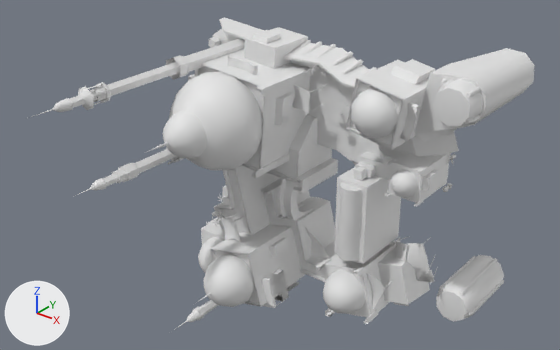
The glTF model data/graphics/1404_import/buildings/native/south/orient_harbour/rdm/s_orient_harbour_lod0.glb: old version first, new version second.
The view is the same before and after, from a 50 mm lens placed at (11.83, -17.92, 10.09), pointed at (-0.26, -2.81, 0.72). The lights are fixed; the arrows at lower left show +X, +Y and +Z. The older version comes first. Where no turn or scale is listed for an object, it has been applied to the vertices. Vertices at exactly the same position are counted once.

Before the edit, the objects in view are built like this:
```python
me_s_orient_harbour_lod0 = bpy.data.meshes.new('s_orient_harbour_lod0')
me_s_orient_harbour_lod0.from_pydata(...)  # 3106 vertices, 3531 faces; spans x -4.99..4.67, y -8.45..2.09, z -4.04..4.05
me_s_orient_harbour_lod0.materials.append(mat_default_obj)  # white #e7e7e7
ob_s_orient_harbour_lod0 = bpy.data.objects.new('s_orient_harbour_lod0', me_s_orient_harbour_lod0)
ob_s_orient_harbour_lod0.location = (0.0, 0.0, 0.0)
```
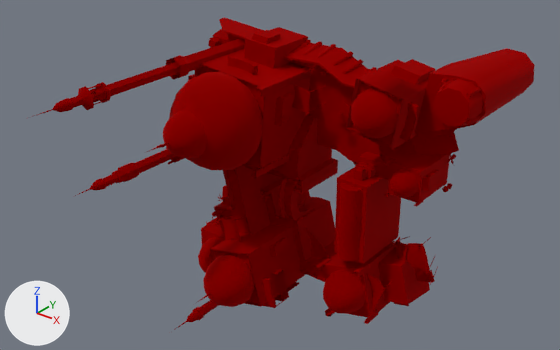
The newer file is also turned or shifted as a whole; pictures and numbers use the older file's frame.

What differs and where, as boxes (x1, y1, x2, y2) in the pictures (560 x 350 px):
part 1 of me_s_orient_harbour_lod0, deleted: before (436, 255, 504, 322)
part 2 of me_s_orient_harbour_lod0, deleted: before (438, 256, 476, 293)
part 3 of me_s_orient_harbour_lod0, deleted: before (459, 258, 498, 296)
part 4 of me_s_orient_harbour_lod0, deleted: before (466, 280, 504, 317)
part 5 of me_s_orient_harbour_lod0, recoloured (white to red): (32, 18, 535, 330) in both

Patch to the scene script:
```diff
--- a/data/graphics/1404_import/buildings/native/south/orient_harbour/rdm/s_orient_harbour_lod0.glb.py
+++ b/data/graphics/1404_import/buildings/native/south/orient_harbour/rdm/s_orient_harbour_lod0.glb.py
@@ mat_building_material @@
+mat_building_material = principled_material('building_material')
+mat_building_material.base_color = (0.5, 0.0, 0.0)  # red #bc0000
+mat_building_material.metallic = 1.0
+mat_building_material.roughness = 1.0
@@ me_s_orient_harbour_lod0 @@
 # used by ob_s_orient_harbour_lod0; location = (0.0, 0.0, 0.0)
-me_s_orient_harbour_lod0.from_pydata(...)  # 3106 vertices, 3531 faces; spans x -4.99..4.67, y -8.45..2.09, z -4.04..4.05
+me_s_orient_harbour_lod0.from_pydata(...)  # 3030 vertices, 3430 faces; spans x -4.99..4.64, y -8.45..2.09, z -4.04..4.05
+# me_s_orient_harbour_lod0 part 1: the loose piece of 28 vertices spanning x 3.51..4.63, y -0.35..2.09, z -3.71..-2.58 is deleted
+# me_s_orient_harbour_lod0 part 2: the loose piece of 12 vertices spanning x 3.53..3.7, y -0.21..2.08, z -2.93..-2.76 is deleted
+# me_s_orient_harbour_lod0 part 3: the loose piece of 12 vertices spanning x 4.21..4.37, y -0.21..2.08, z -2.74..-2.57 is deleted
+# me_s_orient_harbour_lod0 part 4: the loose piece of 12 vertices spanning x 4.52..4.67, y -0.21..2.08, z -3.36..-3.22 is deleted
+# me_s_orient_harbour_lod0 part 5: 3430 faces spanning x -4.99..4.64, y -8.45..2.09, z -4.04..4.05 switch from mat_default_obj (white #e7e7e7) to mat_building_material (red #bc0000)
+# other edits to the shape of me_s_orient_harbour_lod0 do not show in these pictures
```
